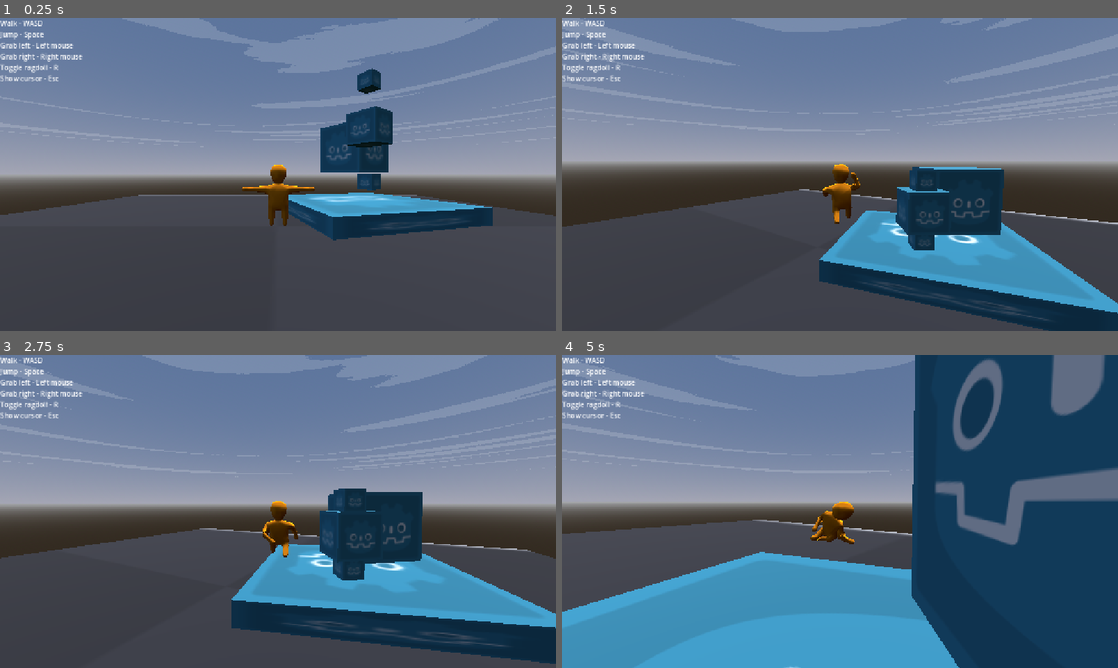
Above: before the commit, frames 1-4 (two rows, left to right).
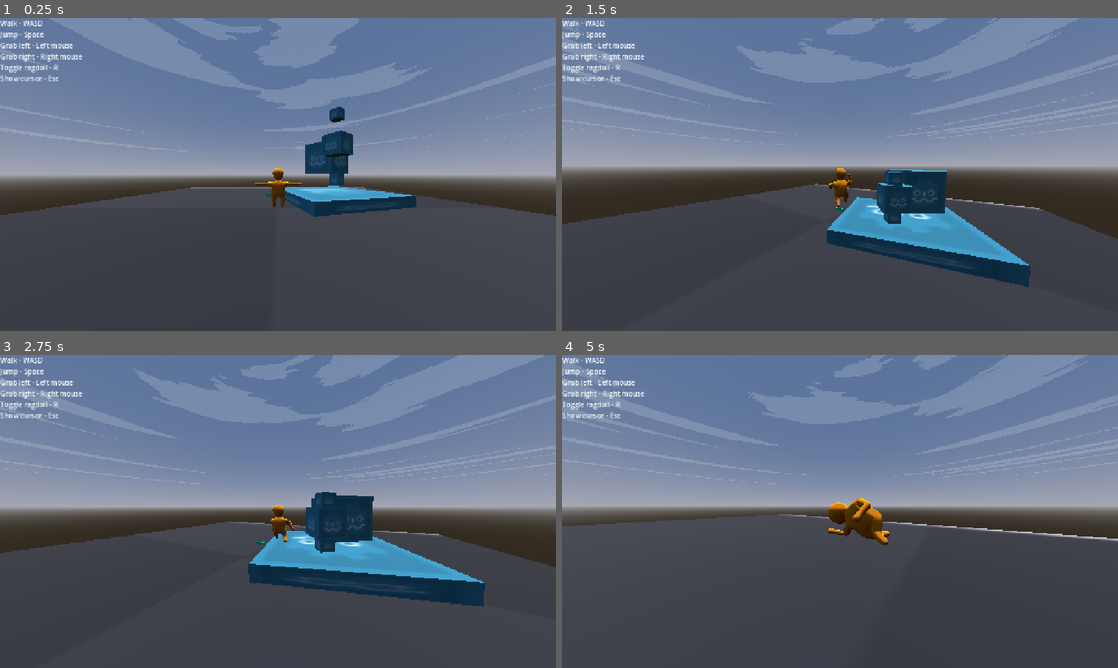
Above: after the commit, the same moments.

Repository: Lost-Rabbit-Digital/ChefWobbles
Game: Godot game, scene res://Scenes/world.tscn
Two runs of this game, one before a commit and one after it. Both use one fixed random seed, a clock stepped at 60 frames per second and the inputs below. Sound files missing from this copy of the repository are replaced by a short silence.
Inputs (mouse positions are in pixels of both pictures, inside the frame that each line leads up to):
- Up to frame 1 (0.25 s): no input
- Up to frame 2 (1.5 s): move the mouse to (962, 158) at 0.52 s; hold D (move_right) 0.53-1.28 s; tap Mouse wheel up (camera_zoom_in) at 0.6 s; click (962, 158) at 0.67 s; tap Space (jump) at 0.77 s; move the mouse to (812, 174) at 1.27 s; hold W (move_forward) from 1.28 s (still down); tap Mouse wheel down (camera_zoom_out) at 1.35 s; click (812, 174) at 1.42 s
- Up to frame 3 (2.75 s): keep holding W (move_forward); tap Space (jump) at 1.52 s; move the mouse to (289, 505) at 2.02 s; press the mouse at (289, 505) at 2.03 s
- Up to frame 4 (5 s): keep holding W (move_forward); move the mouse to (834, 517) at 2.77 s; release the mouse at (834, 517) at 2.78 s; right-click (834, 517) at 2.85 s; click (834, 517) at 2.92 s; tap Space (jump) at 3.02, 3.77, 4.52 s; move the mouse to (878, 514) at 3.52 s; tap R (ragdoll) at 3.6 s; click (878, 514) at 3.67 s; move the mouse to (795, 508) at 4.27 s; tap Mouse wheel up (camera_zoom_in) at 4.35 s; click (795, 508) at 4.42 s

The runs differ from the first frame. In frame 1, 13% of the frame differs, in the area x 0-100%, y 0-72%; in frame 2, 23%; in frame 3, 24%; in frame 4, 62%, in the area x 0-100%, y 0-100%.

Commit message:
Created knife object, fine-tuning character

Diff:
--- /dev/null
+++ b/godot_project/Assets/interactables/knife.tscn
@@ -0,0 +1,24 @@
+[gd_scene load_steps=5 format=3 uid="uid://b3hmjle2dtc0h"]
+
+[sub_resource type="PhysicsMaterial" id="PhysicsMaterial_vv6sm"]
+friction = 0.5
+
+[sub_resource type="BoxMesh" id="BoxMesh_vv6sm"]
+size = Vector3(1, 0.3, 0.15)
+
+[sub_resource type="StandardMaterial3D" id="StandardMaterial3D_vv6sm"]
+albedo_color = Color(0, 0.83, 0.594833, 1)
+
+[sub_resource type="BoxShape3D" id="BoxShape3D_s2rpv"]
+
+[node name="Knife" type="RigidBody3D"]
+mass = 2.0
+physics_material_override = SubResource("PhysicsMaterial_vv6sm")
+
+[node name="MeshInstance3D" type="MeshInstance3D" parent="."]
+mesh = SubResource("BoxMesh_vv6sm")
+surface_material_override/0 = SubResource("StandardMaterial3D_vv6sm")
+
+[node name="CollisionShape3D" type="CollisionShape3D" parent="."]
+transform = Transform3D(0.5, 0, 0, 0, 0.3, 0, 0, 0, 0.15, 0, 0, 0)
+shape = SubResource("BoxShape3D_s2rpv")
--- a/godot_project/Scenes/character.tscn
+++ b/godot_project/Scenes/character.tscn
@@ -153,10 +153,10 @@
 shape = SubResource("BoxShape3D_fo83p")
 
 [node name="Physical Bone LArm1" type="PhysicalBone3D" parent="Physical/Armature/Skeleton3D" index="2"]
-transform = Transform3D(-1.01644e-20, 0, -1, -1, 7.54975e-08, 1.01644e-20, 7.54975e-08, 1, 0, 0.91576, 1, 0)
-joint_type = 2
-joint_offset = Transform3D(1, 0, 0, 0, 1, 0, 0, 0, 1, 3.10559e-21, 8.82661e-34, 0.31882)
-body_offset = Transform3D(1, 2.84217e-13, -9.74088e-21, -9.74088e-21, 0, -1, -2.84217e-13, 1, 0, 0, 0.31882, 0)
+transform = Transform3D(-1.05879e-20, 0, -1, -1, 7.54975e-08, 1.05879e-20, 7.54975e-08, 1, 0, 0.91576, 1, 0)
+joint_type = 2
+joint_offset = Transform3D(1, 0, 0, 0, 1, 0, 0, 0, 1, 3.24061e-21, 9.21037e-34, 0.31882)
+body_offset = Transform3D(1, 2.84217e-13, -1.01644e-20, -1.01644e-20, 0, -1, -2.84217e-13, 1, 0, 0, 0.31882, 0)
 friction = 0.2
 linear_damp_mode = 1
 angular_damp = 1.0
@@ -172,10 +172,10 @@
 shape = SubResource("CapsuleShape3D_qknsb")
 
 [node name="Physical Bone LArm2" type="PhysicalBone3D" parent="Physical/Armature/Skeleton3D" index="3"]
-transform = Transform3D(-1.01644e-20, 0, -1, -1, 7.54975e-08, 1.01644e-20, 7.54975e-08, 1, 0, 1.61445, 1, -1.42109e-14)
-joint_type = 2
-joint_offset = Transform3D(1, 0, 0, 0, 1, 0, 0, 0, 1, 3.70028e-21, 7.10543e-15, 0.379871)
-body_offset = Transform3D(1, 2.84217e-13, -9.74088e-21, -9.74088e-21, 0, -1, -2.84217e-13, 1, 0, 0, 0.379871, -7.10543e-15)
+transform = Transform3D(-1.05879e-20, 0, -1, -1, 7.54975e-08, 1.05879e-20, 7.54975e-08, 1, 0, 1.61445, 1, -1.42109e-14)
+joint_type = 2
+joint_offset = Transform3D(1, 0, 0, 0, 1, 0, 0, 0, 1, 3.86116e-21, 7.10543e-15, 0.379871)
+body_offset = Transform3D(1, 2.84217e-13, -1.01644e-20, -1.01644e-20, 0, -1, -2.84217e-13, 1, 0, 0, 0.379871, -7.10543e-15)
 friction = 0.2
 linear_damp_mode = 1
 angular_damp = 1.0
@@ -285,10 +285,10 @@
 max_results = 10
 
 [node name="Physical Bone RLeg1" type="PhysicalBone3D" parent="Physical/Armature/Skeleton3D" index="8"]
-transform = Transform3D(1.25575e-07, 0.999677, 0.0254165, 0.544879, -0.0213122, 0.838244, 0.838515, 0.0138488, -0.544703, -0.386655, -0.241816, 0.145382)
-joint_type = 2
-joint_offset = Transform3D(1, 0, 0, 0, 1, 0, 0, 0, 1, -5.30398e-07, 4.08108e-07, 0.2669)
-body_offset = Transform3D(1, -3.52971e-07, -3.57628e-07, -3.27826e-07, 3.08268e-07, -1, 3.20375e-07, 1, 2.57511e-07, 6.25849e-07, 0.2669, -4.76837e-07)
+transform = Transform3D(1.23713e-07, 0.999677, 0.0254165, 0.544879, -0.0213122, 0.838244, 0.838515, 0.0138488, -0.544703, -0.386655, -0.241816, 0.145382)
+joint_type = 2
+joint_offset = Transform3D(1, 0, 0, 0, 1, 0, 0, 0, 1, -5.52749e-07, 4.09102e-07, 0.2669)
+body_offset = Transform3D(1, -3.50177e-07, -3.57628e-07, -3.27826e-07, 3.06871e-07, -1, 3.18512e-07, 1, 2.53785e-07, 6.48201e-07, 0.2669, -4.76837e-07)
 friction = 0.2
 linear_damp_mode = 1
 angular_damp = 1.0
@@ -306,8 +306,8 @@
 [node name="Physical Bone RLeg2" type="PhysicalBone3D" parent="Physical/Armature/Skeleton3D" index="9"]
 transform = Transform3D(1.64828e-07, 1, 9.75556e-07, 0.544879, -9.07829e-07, 0.838515, 0.838515, 3.93348e-07, -0.544879, -0.393438, -0.689271, 0.436144)
 joint_type = 2
-joint_offset = Transform3D(1, 0, 0, 0, 1, 0, 0, 0, 1, -3.43663e-07, -4.64336e-07, 0.266814)
-body_offset = Transform3D(1, -3.91908e-07, -3.8743e-07, -3.57628e-07, 3.37075e-07, -1, 3.57628e-07, 1, 2.8824e-07, 4.47035e-07, 0.266814, 3.8743e-07)
+joint_offset = Transform3D(1, 0, 0, 0, 1, 0, 0, 0, 1, -3.35711e-07, -4.94139e-07, 0.266814)
+body_offset = Transform3D(1, -3.91908e-07, -4.17233e-07, -3.57628e-07, 3.37075e-07, -1, 3.57628e-07, 1, 2.88239e-07, 4.47035e-07, 0.266814, 4.17233e-07)
 friction = 0.2
 linear_damp_mode = 1
 angular_damp = 1.0
@@ -396,7 +396,9 @@
 
 [node name="PlayerControl" type="Camera3D" parent="CameraPivot/SpringArm3D"]
 current = true
+fov = 100.0
 size = 30.0
+near = 0.4
 
 [connection signal="skeleton_updated" from="Physical/Armature/Skeleton3D" to="." method="_on_skeleton_3d_skeleton_updated"]
 [connection signal="body_entered" from="Physical/Armature/Skeleton3D/Physical Bone LArm2/LGrabArea" to="." method="_on_l_grab_area_body_entered"]
--- a/godot_project/Scenes/world.tscn
+++ b/godot_project/Scenes/world.tscn
@@ -13,6 +13,7 @@
 [ext_resource type="AudioStream" uid="uid://dppngpsx8ctmp" path="res://audio/Polar Lights.ogg" id="14_1cojt"]
 [ext_resource type="Texture2D" uid="uid://gs6n3sg4t772" path="res://Assets/godot-prototype-texture/PNG/checker_black_512x512.png" id="15_kn0ld"]
 [ext_resource type="AudioStream" uid="uid://c58316sy0yjlm" path="res://audio/Strange Worlds.ogg" id="15_yq1aw"]
+[ext_resource type="PackedScene" uid="uid://b3hmjle2dtc0h" path="res://Assets/interactables/knife.tscn" id="16_hgpy0"]
 [ext_resource type="AudioStream" uid="uid://cyowywmbdvvh5" path="res://audio/Sunlight Through Leaves.ogg" id="16_pyn1s"]
 [ext_resource type="AudioStream" uid="uid://bmq805hd2t7ae" path="res://audio/Wanderers Tale.ogg" id="17_no8kt"]
 
@@ -96,7 +97,7 @@
 shape = SubResource("BoxShape3D_h88w0")
 
 [node name="RigidBody3D3" type="RigidBody3D" parent="Interactables"]
-transform = Transform3D(0.823453, 0, 0.567384, 0, 1, 0, -0.567384, 0, 0.823453, 5.8992, 3.29711, -1.37142)
+transform = Transform3D(0.823453, 0, 0.567384, 0, 1, 0, -0.567384, 0, 0.823453, 5.89373, 3.27871, -1.38654)
 mass = 2.0
 physics_material_override = SubResource("PhysicsMaterial_k3kff")
 
@@ -212,3 +213,6 @@
 
 [node name="CollisionShape3D" type="CollisionShape3D" parent="Environment/Ground"]
 shape = SubResource("BoxShape3D_0pcbe")
+
+[node name="Knife" parent="." instance=ExtResource("16_hgpy0")]
+transform = Transform3D(1, 0, 0, 0, 1, 0, 0, 0, 1, -0.749276, 1.39239, -3.41325)
--- a/godot_project/Scripts/PlayerControlCamera.gd
+++ b/godot_project/Scripts/PlayerControlCamera.gd
@@ -10,8 +10,9 @@
 
 @export var camera_change_rate: float = 1.0
 
-@export var minimum_arm_distance: float = 2
+@export var minimum_arm_distance: float = -2
 @export var maximum_arm_distance: float = 45
+@export var camera_angle_lock: float = 65
 
 var mouse_lock = false # is mouse locked
 
@@ -44,4 +45,4 @@
 	if event is InputEventMouseMotion and mouse_lock:
 		rotation_degrees.y -= mouse_sensitivity*event.relative.x
 		rotation_degrees.x -= mouse_sensitivity*event.relative.y
-		rotation_degrees.x = clamp(rotation_degrees.x, -45,45)
+		rotation_degrees.x = clamp(rotation_degrees.x, -camera_angle_lock, camera_angle_lock)
Not shown: 1 places in godot_project/Scenes/world.tscn that only renumber resources
